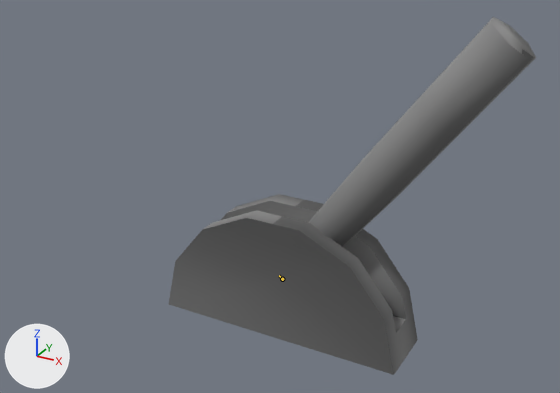
Before and after pictures for a commit that changed the FBX model Sample/DemoGame_01/Game/Assets/modelData/lever/lever.fbx.
Camera for both pictures: a camera (50 mm lens) standing at (1.66, -3.27, 2.27) and looking at (-0.08, -0.1, 0.68). Every picture has the same lights, and +X, +Y and +Z are marked at lower left. Both versions are drawn at frame 99 of the action 'Take 001'; the numbers are the values there. The bones that bend it are drawn over the model as lines.
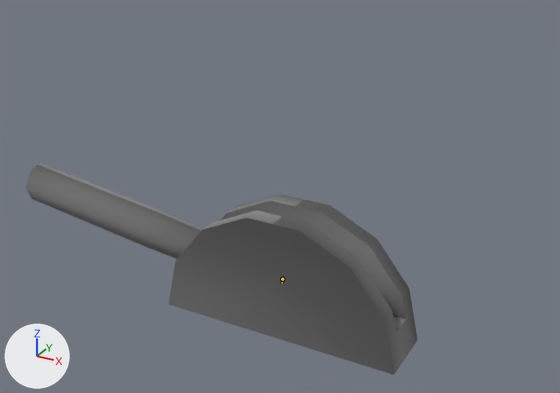
What differs and where, as boxes [x1, y1, x2, y2] in the pictures (560 x 393 px):
'Cylinder002', posed: before [308, 17, 536, 247]; after [26, 163, 203, 259]
bone 'Bone001', root to tip: before (282, 279) to (279, 275); after (282, 279) to (282, 283)

The change, as a diff of the scene's bpy script:
```diff
--- a/Sample/DemoGame_01/Game/Assets/modelData/lever/lever.fbx.py
+++ b/Sample/DemoGame_01/Game/Assets/modelData/lever/lever.fbx.py
@@ bone_bone001 @@
 bone_bone001 = bpy.data.objects['Armature'].pose.bones['Bone001']
-bone_bone001.rotation_quaternion = (0.331, 0.0, 0.0, -0.944)  # degrees (0, 0, -141)
+bone_bone001.rotation_quaternion = (0.962, 0.0, 0.0, -0.183)  # degrees (0, 0, -21)
```
